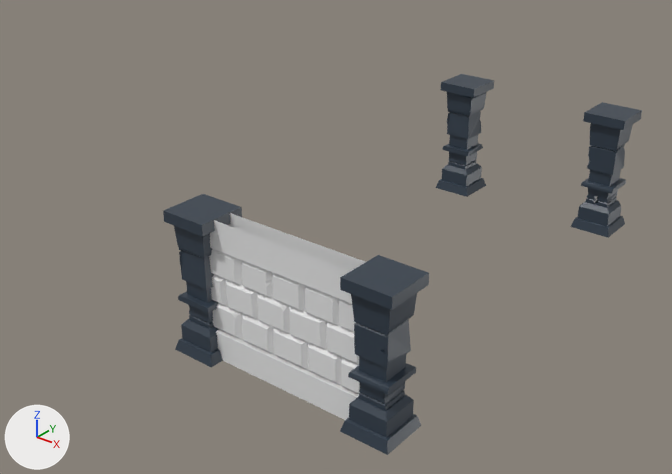
The Blender file 7_Dungeon/Pillar.blend, before and after one commit.
One viewpoint serves both versions: a 50 mm lens placed at (8.1, -10.6, 9.9), pointed at (-5.4, 6.2, -0.5). The axes (+X, +Y, +Z) are drawn at lower left. The lights are the same throughout.
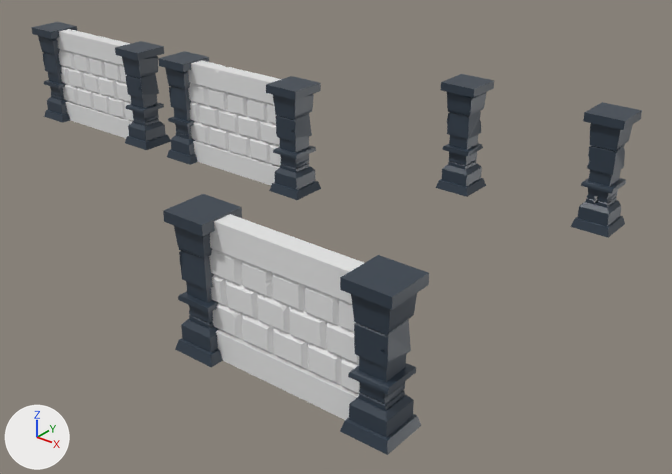
Commit message: Created different looking walls.

The edits, one by one:
me_plane has 134 vertices, 112 faces and spans x -2.01..1.99, y -0.2..-0.1, z 0.0..2.96.
me_plane is used by ob_plane; location (-1.7, 0.0, 0.0).
Verts and faces of me_plane; kept vertices keep their numbers, new ones are numbered from 134.
Before the commit, vertices of me_plane: 2 (-2.01, -0.2, 2.96) at pixel (186, 209), 3 (1.99, -0.2, 2.96) at pixel (361, 274).
Part 1, on me_plane:
Vertex 2 moves to (-2.01, -0.2, 2.94).
Vertex 3 moves to (1.99, -0.2, 2.94).
New vertex 134 is at (-2.01, 0.0, 2.94).
New vertex 135 is at (1.99, 0.0, 2.94).
New faces: (2, 3, 135, 134).
Mesh me_plane_002 is new.
It has 147 vertices, 120 faces and spans x -2.01..1.99, y -0.2..0.0, z 0.0..2.94.
Mesh me_plane_001 is new.
It has 142 vertices, 116 faces and spans x -2.01..1.99, y -0.2..0.0, z 0.0..2.94.
Object 'Cube.008' (ob_cube_008) is new; it shows a copy of the mesh of ob_cube_004.
Its location is (-13.4, 7.0, 0.0).
Its rotation in degrees is (0, 0, 90).
Its scale is (0.5, 0.5, 0.55).
Object 'Plane.002' (ob_plane_002) is new; it shows me_plane_002.
Its location is (-15.7, 7.0, 0.0).
It gains a MIRROR modifier named 'Mirror'.
Modifier setting: use_axis = (False, True, False).
Modifier setting: use_clip = True.
Object 'Cube.007' (ob_cube_007) is new; it shows a copy of the mesh of ob_cube_004.
Its location is (-17.5, 7.0, 0.0).
Its scale is (0.5, 0.5, 0.55).
Object 'Cube.006' (ob_cube_006) is new; it shows a copy of the mesh of ob_cube_004.
Its location is (-7.4, 7.0, 0.0).
Its rotation in degrees is (0, 0, 90).
Its scale is (0.5, 0.5, 0.55).
Object 'Plane.001' (ob_plane_001) is new; it shows me_plane_001.
Its location is (-9.7, 7.0, 0.0).
It gains a MIRROR modifier named 'Mirror'.
Modifier setting: use_axis = (False, True, False).
Modifier setting: use_clip = True.
Object 'Cube.005' (ob_cube_005) is new; it shows a copy of the mesh of ob_cube_004.
Its location is (-11.5, 7.0, 0.0).
Its scale is (0.5, 0.5, 0.55).

Changed parts and their boxes [x1, y1, x2, y2] in the pictures (672 x 474 px):
'Plane', reshaped
    before: [209, 213, 365, 420]
    after: [209, 214, 364, 420]
'Plane.001', added
    after: [188, 60, 281, 186]
'Plane.002', added
    after: [57, 29, 133, 138]
'Cube.006', added
    after: [266, 76, 321, 200]
'Cube.008', added
    after: [115, 41, 171, 150]
'Cube.005', added
    after: [159, 51, 209, 165]
'Cube.007', added
    after: [31, 22, 77, 123]
part 1 of me_plane, built on
    before: [210, 213, 365, 304]
    after: [210, 214, 364, 304]
